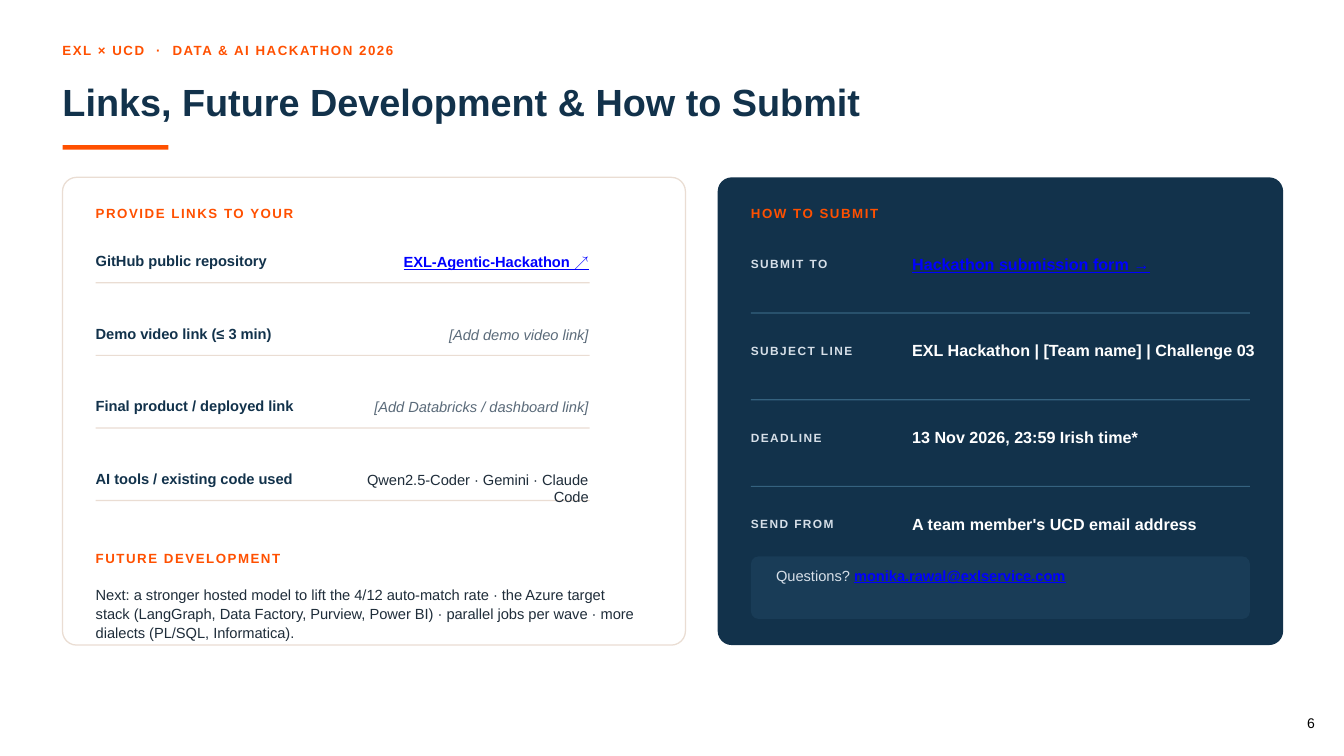
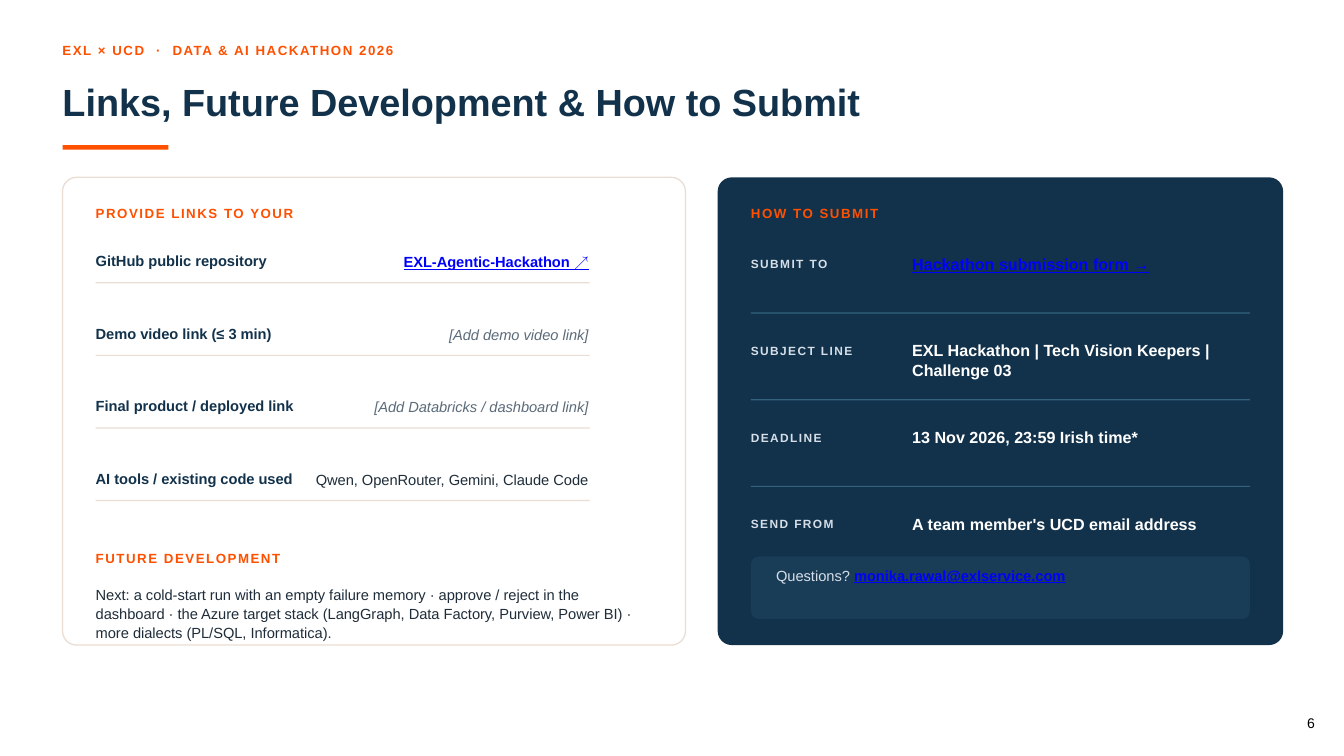
Before and after one commit to SowmyaRadhakrishnan277/EXL-Agentic-Hackathon, a slide deck: slide 6 of docs/EXL_UCD_Challenge03_Agentic_Migration_Factory_Submission.pptx. Drawn at 1344x756 pixels with LibreOffice and Linux fonts; fonts in the diff are those of the drawing; background and template pictures are left out. Boxes give left, top, right and bottom in pixels: in the first picture for what was removed or moved away, otherwise in the second. Text is boxed around its words. In the diff, an @@ line names an element or a change of style, - is before the commit and + after.

```diff
--- a/docs/EXL_UCD_Challenge03_Agentic_Migration_Factory_Submission.pptx
+++ b/docs/EXL_UCD_Challenge03_Agentic_Migration_Factory_Submission.pptx
@@ text at (912, 344, 1201, 380): text changed @@
-EXL Hackathon | [Team name] | Challenge 03
+EXL Hackathon | Tech Vision Keepers | Challenge 03
@@ text at (316, 474, 588, 488): text changed @@
-Qwen2.5-Coder · Gemini · Claude Code
+Qwen, OpenRouter, Gemini, Claude Code
@@ text at (96, 589, 623, 641): text changed @@
-Next: a stronger hosted model to lift the 4/12 auto-match rate · the Azure target stack (LangGraph, Data Factory, Purview, Power BI) · parallel jobs per wave · more dialects (PL/SQL, Informatica).
+Next: a cold-start run with an empty failure memory · approve / reject in the dashboard · the Azure target stack (LangGraph, Data Factory, Purview, Power BI) · more dialects (PL/SQL, Informatica).
```
Also in this commit, not shown: 5 other slides changed.
